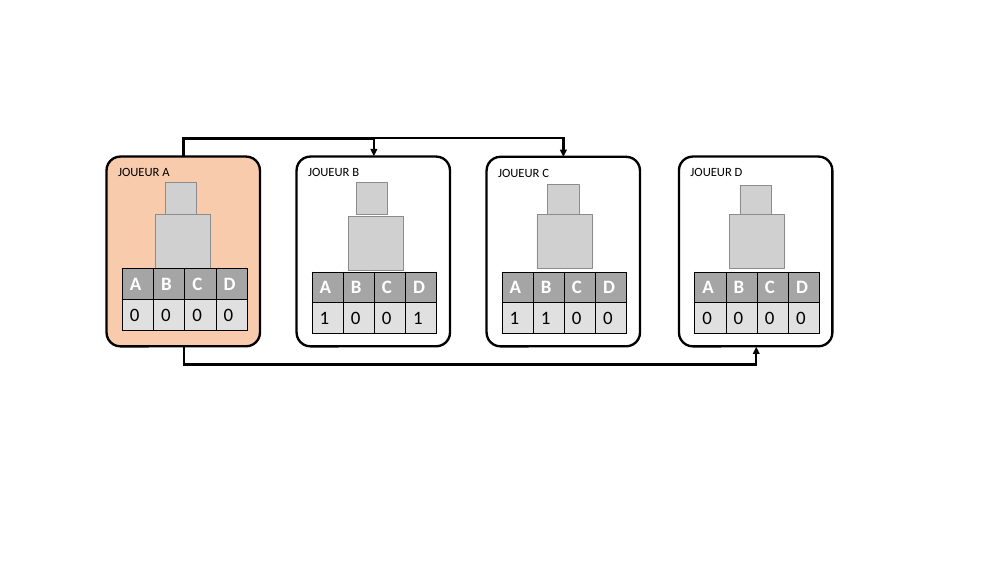
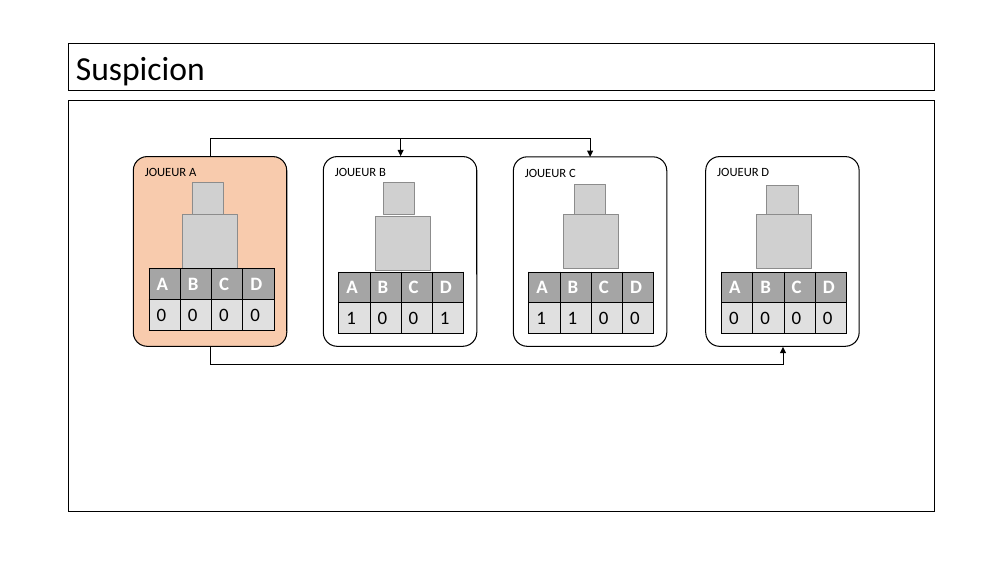
Before and after one commit to konamdav/Loup-Garou, a slide deck: slide 12 of Soutenance.pptx (slide 9 before the commit). Drawn at 1008x567 pixels with LibreOffice and Linux fonts; fonts in the diff are those of the drawing; grey boxes stand for pictures; background and template pictures are left out. Boxes give left, top, right and bottom in pixels: in the first picture for what was removed or moved away, otherwise in the second. Text is boxed around its words. In the diff, an @@ line names an element or a change of style, - is before the commit and + after.

```diff
--- a/Soutenance.pptx
+++ b/Soutenance.pptx
@@ rectangle added at (69,44,935,91), fill #FFFFFF at 48% opacity, outline #000000 1 pt, 32 pt, text #000000 @@
+Suspicion
@@ rectangle added at (69,101,935,512), fill #FFFFFF at 48% opacity, outline #000000 1 pt @@
@@ 7 pictures, 4 tables, 3 rounded rectangles, 3 elbow arrows: place and size @@
-7 pictures, 4 tables, 3 rounded rectangles, 3 elbow arrows at (107,138,833,364)
+7 pictures, 4 tables, 3 rounded rectangles, 3 elbow arrows at (133,138,860,364)
@@ elbow arrow (210, 157) - (591, 157): stroke #000000 2.25 pt to #000000 1 pt @@
@@ elbow arrow (211, 157) - (401, 156): stroke #000000 2.25 pt to #000000 1 pt @@
@@ rounded rectangle "JOUEUR B": place and size @@
-rounded rectangle "JOUEUR B" at (296,157,450,346)
+rounded rectangle "JOUEUR B" at (324,157,477,346)
@@ outline #000000 2.25 pt to #000000 1 pt in 4 elements at (133,157,287,346), (513,157,667,346), (706,157,860,346), (324,157,477,346) @@
@@ picture: place and size @@
-picture at (547,185,579,216)
+picture at (575,185,606,216)
@@ elbow arrow (211, 346) - (783, 347): stroke #000000 2.25 pt to #000000 1 pt @@
```
Also in this commit, not shown: 12 other slides changed, 5 slides added, 3 slides removed.
